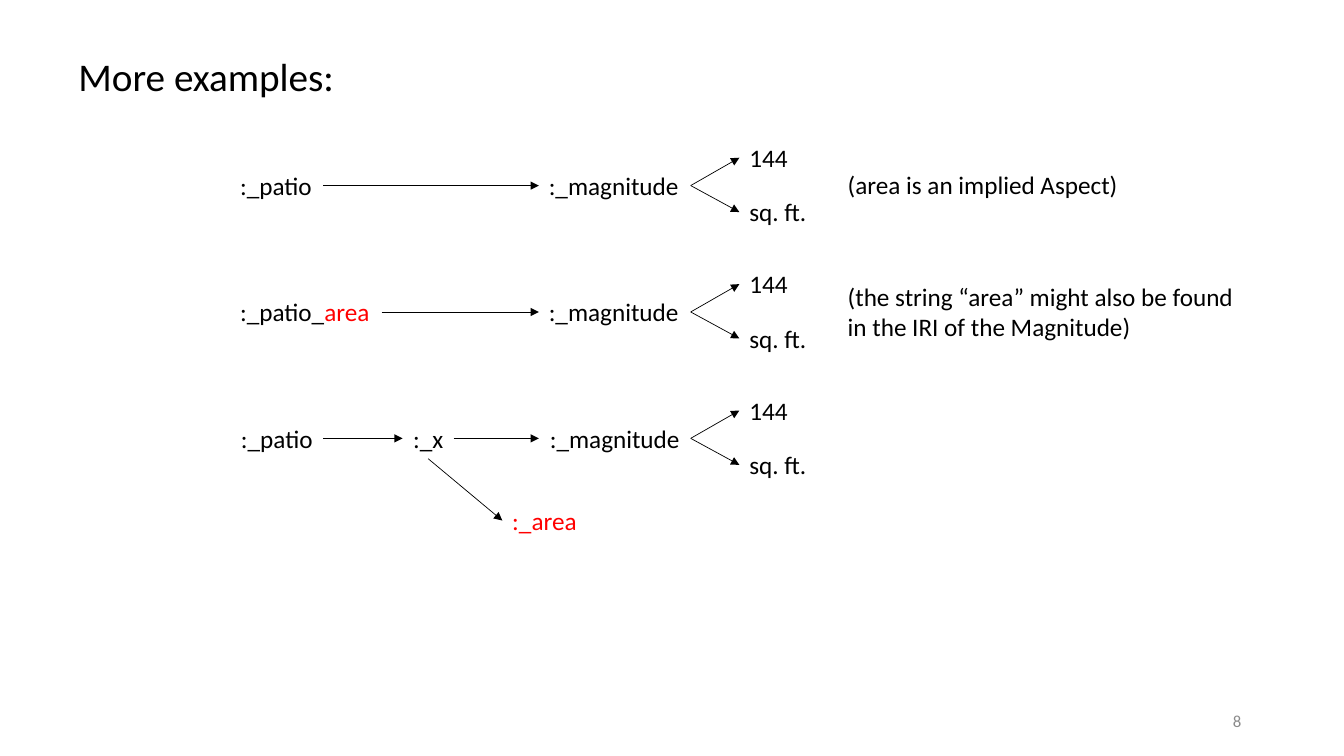
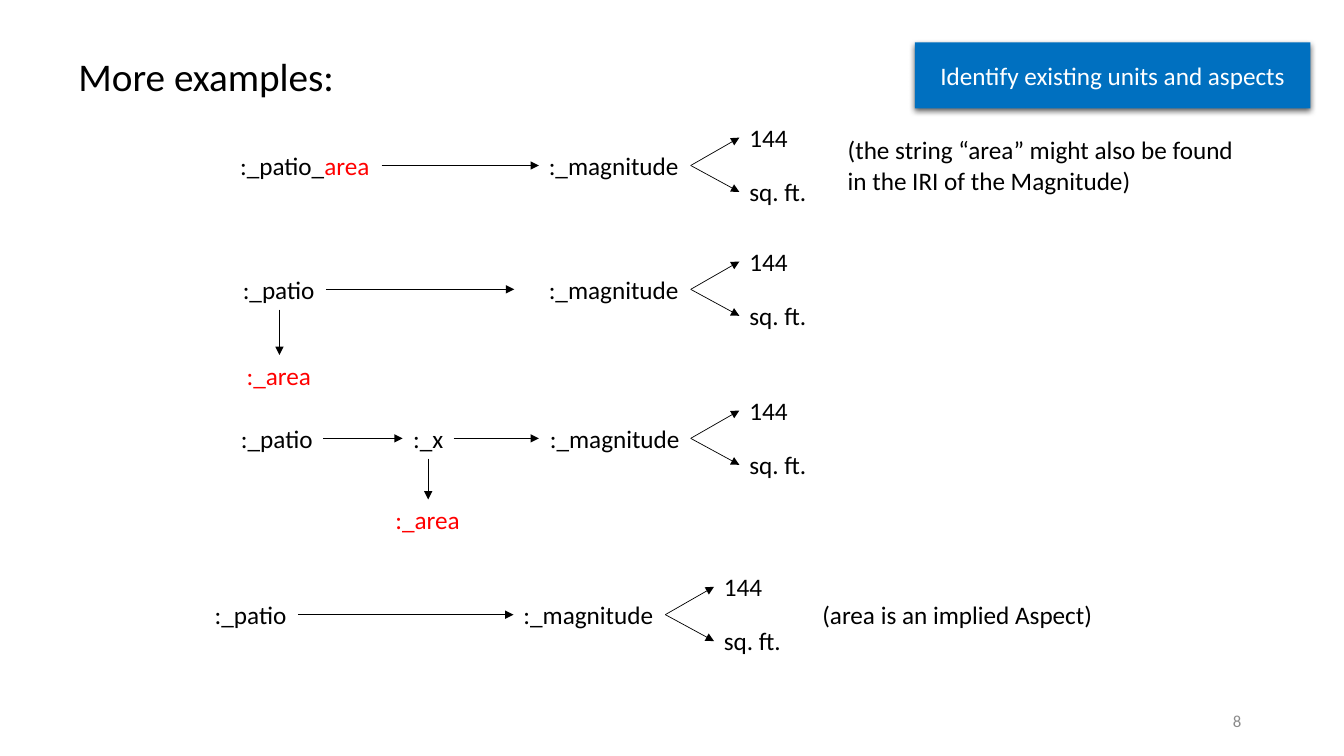
Before and after one commit to semanticarts/gist, a slide deck: slide 8 of migration/v13.0/uomDataConversion.pptx. Drawn at 1344x756 pixels with LibreOffice and Linux fonts; fonts in the diff are those of the drawing. Boxes give left, top, right and bottom in pixels: in the first picture for what was removed or moved away, otherwise in the second. Text is boxed around its words. In the diff, an @@ line names an element or a change of style, - is before the commit and + after.

```diff
--- a/migration/v13.0/uomDataConversion.pptx
+++ b/migration/v13.0/uomDataConversion.pptx
@@ rectangle added at (915,42,1311,108), fill #0070C0, 18 pt, text #FFFFFF @@
+Identify existing units and aspects
@@ 4 texts, 1 arrow: place and size @@
-4 texts, 1 arrow at (240,276,1233,341)
+4 texts, 1 arrow at (240,130,1233,195)
@@ 2 arrows, 1 text: place and size @@
-2 arrows, 1 text at (382,313,806,352)
+2 arrows, 1 text at (382,165,806,205)
@@ group added at (243,254,806,389): 5 texts, 4 arrows @@
+:_patio
+:_magnitude
+144
+sq. ft.
+:_area
@@ arrow moved from (429, 459) - (502, 520) to (429, 459) - (429, 499) @@
@@ text ":_area": place and size @@
-text ":_area" at (512,517,576,534)
+text ":_area" at (395,516,459,533)
@@ 5 texts, 3 arrows: place and size @@
-5 texts, 3 arrows at (240,150,1117,225)
+5 texts, 3 arrows at (215,579,1092,654)
```
Also in this commit, not shown: 15 other slides changed, 9 slides added, 4 slides removed.
